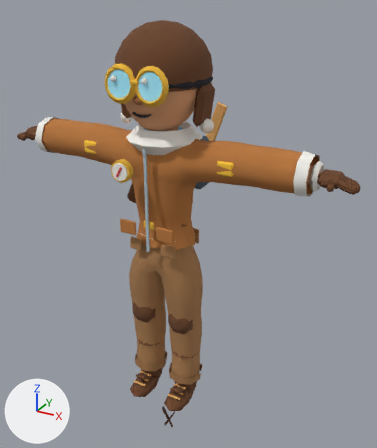
The Blender file assets_src/personagens/explorador_01.blend as it was, and as the next commit left it.
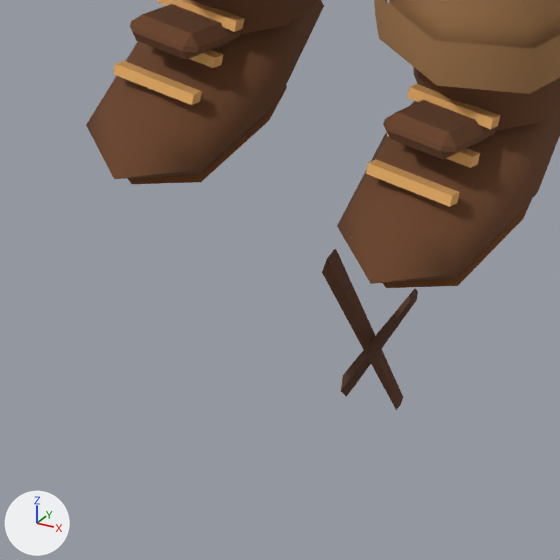
There are two pictures of each version: one whole from a 50 mm lens placed at (1.22, -1.99, 2.04), pointed at (0.02, 0.19, 0.95), one close up on the part from 31% to 52% of the width and 83% to 100% of the height. The lights are fixed; the arrows at lower left show +X, +Y and +Z. The older version's two pictures come first.

In view in the first close-up: 'explorador_01'.
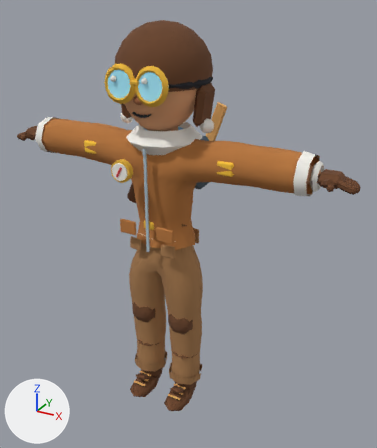
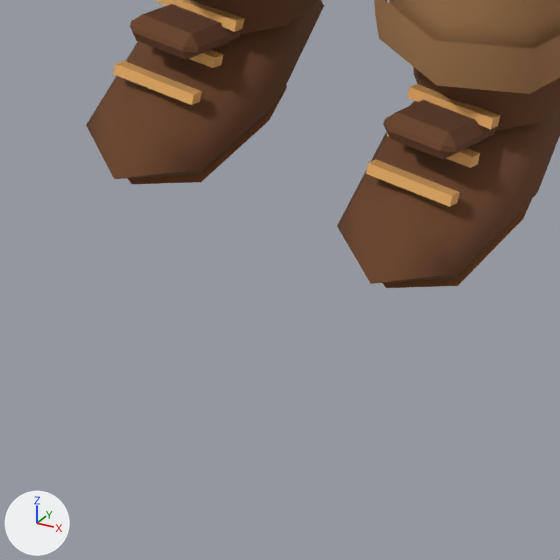
The change in detail:
me_explorador_01 is used by ob_explorador_01; location (0.0, 0.0, 0.0).
me_explorador_01 had 4393 vertices, 4366 faces and spanned x -0.89..0.89, y -0.23..0.48, z -0.27..1.95.
me_explorador_01 now has 4441 vertices, 4414 faces and spans x -0.89..0.89, y -0.23..0.48, z 0.01..1.95.
me_explorador_01 part 1: the loose piece of 12 vertices spanning x -0.02..0.04, y -0.01..0.01, z -0.27..-0.14 is deleted.
me_explorador_01 part 2: the loose piece of 12 vertices spanning x -0.04..0.02, y -0.01..0.01, z -0.27..-0.13 is deleted.
Other edits to the shape of me_explorador_01 do not show in these pictures.

What differs and where, as boxes (x1, y1, x2, y2) in the close-ups (560 x 560 px):
'explorador_01', reshaped
    before: (86, 0, 560, 410)
    after: (86, 0, 560, 288)
part 1 of me_explorador_01, deleted (brown)
    before: (341, 289, 418, 397)
part 2 of me_explorador_01, deleted (brown)
    before: (322, 249, 403, 410)
